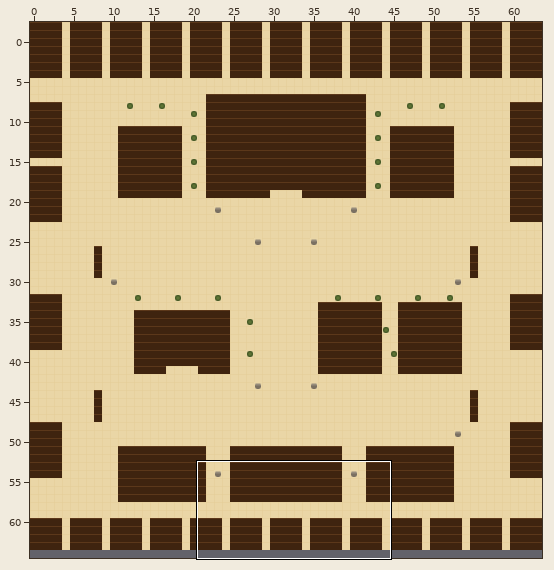
An edit to a level. Tiled map (JSON), maps/city.tmj. Above: a wide view before the commit, with the close-up outlined.
Close-up. Before the edit:
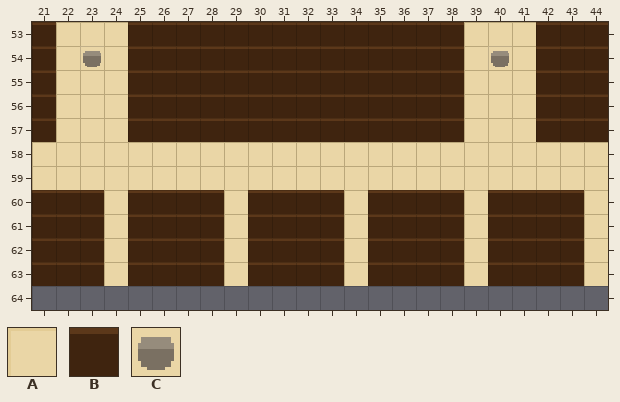
Cells are 16x16 px. Shown: x 21..44, y 53..64. The commit also changed other parts of the map, which this record leaves out. The old version is drawn lined up with the new one.
Key: from "draft": A 0, B 1, C 4.
_ is an empty cell.
Layer "ground" before, first column x 21:
53 BAAABBBBBBBBBBBBBBAAABBB
54 BACABBBBBBBBBBBBBBACABBB
55 BAAABBBBBBBBBBBBBBAAABBB
56 BAAABBBBBBBBBBBBBBAAABBB
57 BAAABBBBBBBBBBBBBBAAABBB
58 AAAAAAAAAAAAAAAAAAAAAAAA
59 AAAAAAAAAAAAAAAAAAAAAAAA
60 BBBABBBBABBBBABBBBABBBBA
61 BBBABBBBABBBBABBBBABBBBA
62 BBBABBBBABBBBABBBBABBBBA
63 BBBABBBBABBBBABBBBABBBBA
64 ________________________
The result:
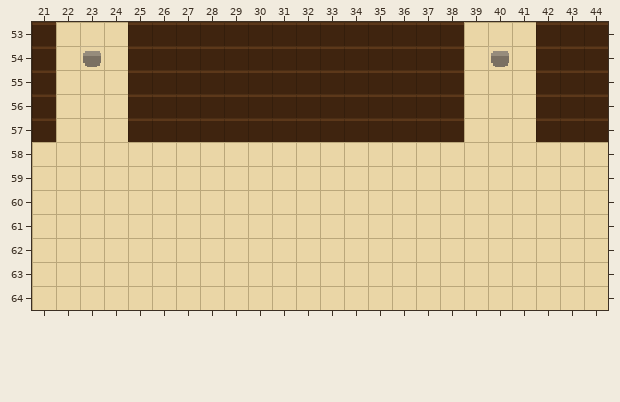
The exact change:
map size 64x66 -> 64x65 cells (old content now starts at 0,-2; both pictures use the new coordinates)
Layer "ground":
y 60..63: x 21..23 BBB -> AAA; x 25..28 BBBB -> AAAA; x 30..33 BBBB -> AAAA; x 35..38 BBBB -> AAAA; x 40..43 BBBB -> AAAA
y 64: x 21..44 ________________________ -> AAAAAAAAAAAAAAAAAAAAAAAA
Where, in picture pixels (left, top, right, bottom), the same in both close-ups:
changed: (32, 190, 608, 310)
